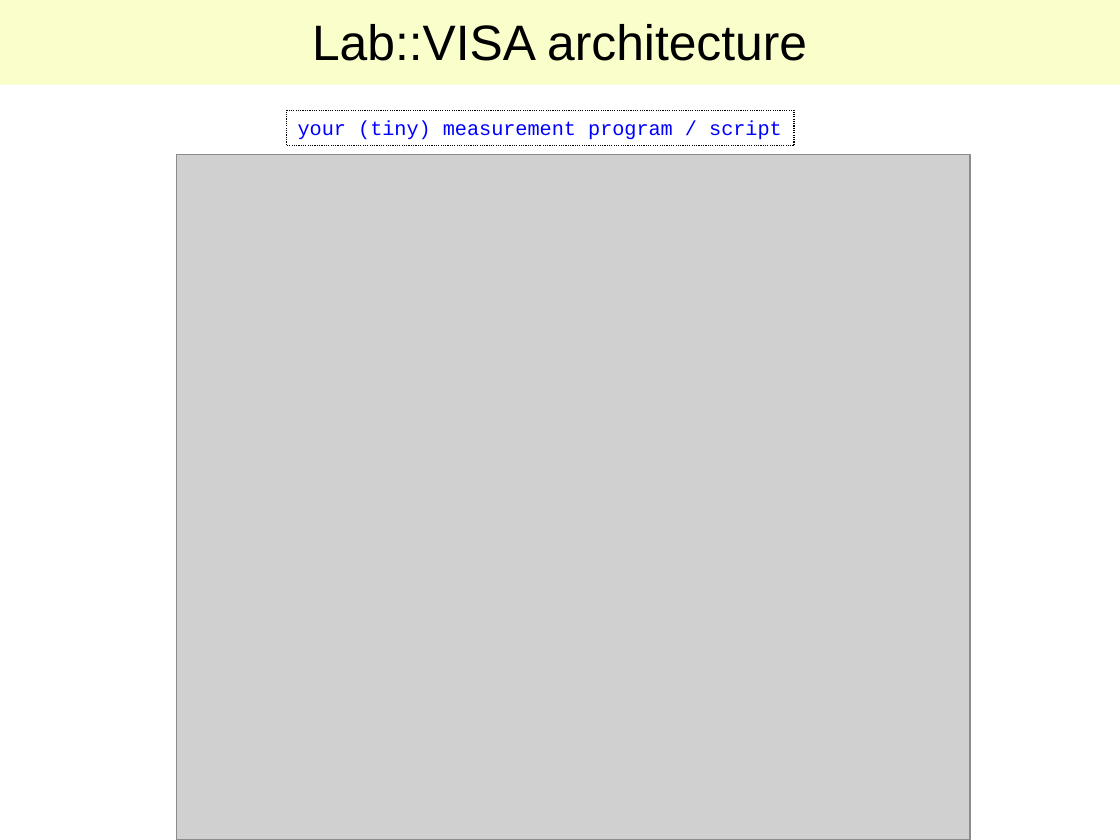
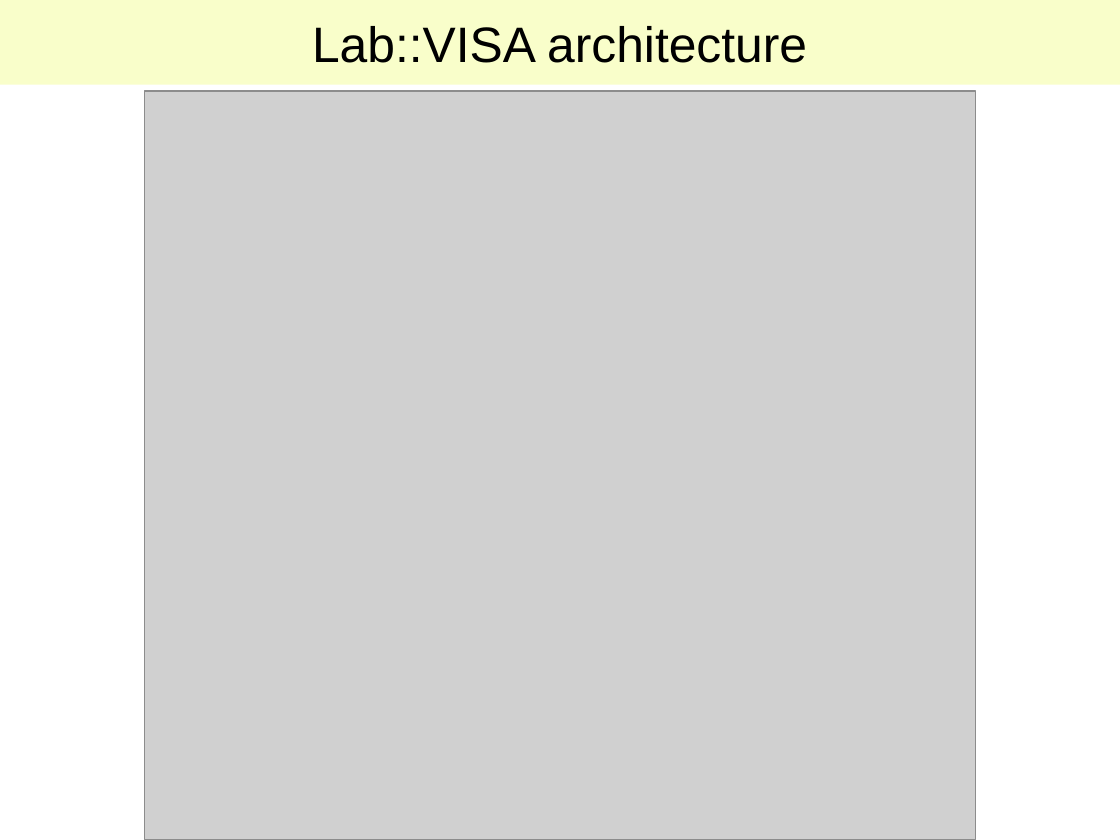
Before and after one commit to lab-measurement/Lab-VISA, a slide deck: slide 7 of Tutorial/Talk/Lab-VISA.ppt. Drawn at 1120x840 pixels with LibreOffice and Linux fonts; fonts in the diff are those of the drawing; grey boxes stand for pictures. Boxes give left, top, right and bottom in pixels: in the first picture for what was removed or moved away, otherwise in the second. Text is boxed around its words. In the diff, an @@ line names an element or a change of style, - is before the commit and + after.

```diff
--- a/Tutorial/Talk/Lab-VISA.ppt
+++ b/Tutorial/Talk/Lab-VISA.ppt
@@ title "Lab::VISA architecture" at (0,0,1120,85): line spacing 0.93 to 1; rectangle to title @@
@@ picture: place and size @@
-picture at (176,155,970,840)
+picture at (144,91,976,840)
@@ rectangle removed at (287,110,794,146) @@
-your (tiny) measurement program / script
```
Also in this commit, not shown: 11 other slides changed, 5 slides added, 3 slides removed, 2 other files.
